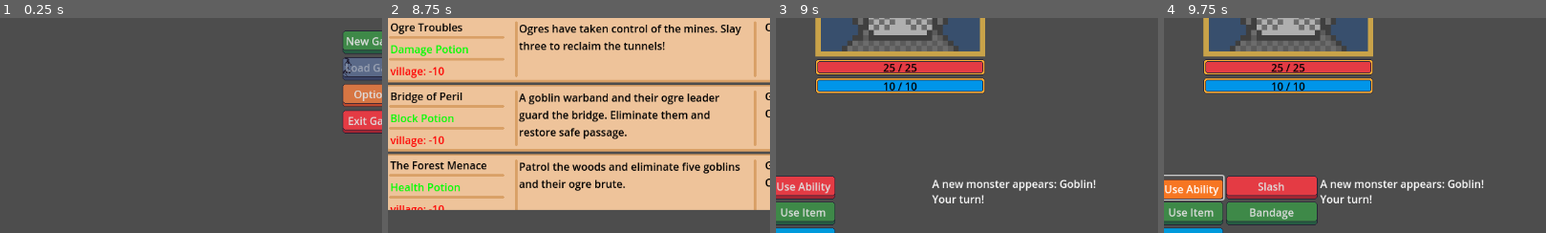
Above: before the commit, frames 1-4 (left to right).
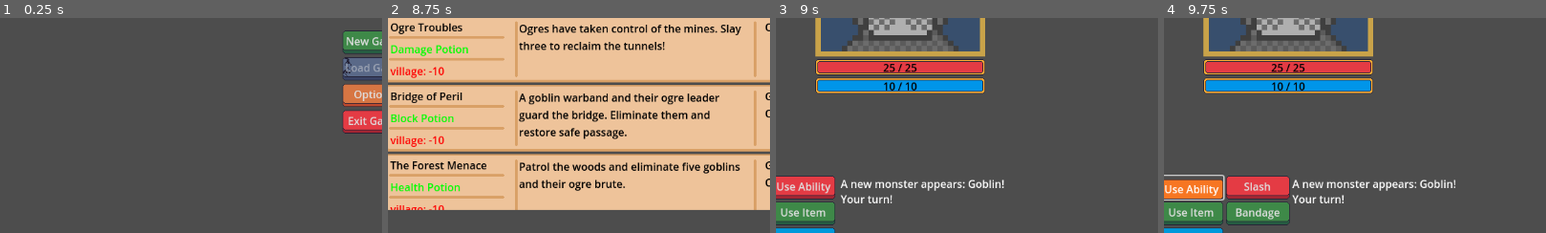
Above: after the commit, the same moments.

Repository: navtges3/PixelValley
Game: Godot game, scene res://scenes/ui/screens/main_menu_screen.tscn
Two runs of this game, one before a commit and one after it. Both use one fixed random seed, a clock stepped at 60 frames per second and the inputs below.
Inputs (mouse positions are % of the whole screen's width and height, from its top left):
- Up to frame 1 (0.25 s): no input
- Up to frame 2 (8.75 s): click "New Game" at 0.5 s; click (56, 65) at 1.27 s; type "Alex" at 1.35 s; click (44, 42) at 2.02 s; click "Create Hero" at 2.75 s; click "Empty Slot 1" at 3.5 s; click "Quests" at 4.25 s; click "Available" at 5 s; click "Complete" at 5.75 s; click "Failed" at 6.5 s; click "Available" at 7.25 s; click (31, 15) at 8 s
- Up to frame 3 (9 s): click "Start Quest" at 8.75 s
- Up to frame 4 (9.75 s): click "Use Ability" at 9.5 s
The pictures show only the part of the screen within x 1-51%, y 39-89%; the shares and areas given below are measured in that part.

Frames 1-2 are identical in both runs. In frame 3, 1.9% of the frame differs, in the area x 16-84%, y 75-87%; in frame 4, 3.7%, in the area x 18-84%, y 73-97%.

Commit message:
Adjusted visual settings for the battle_screen to better display ability buttons and move the battle log out of the way

Diff:
--- a/scenes/ui/screens/battle_screen.tscn
+++ b/scenes/ui/screens/battle_screen.tscn
@@ -118,19 +118,20 @@
 text = "Flee"
 
 [node name="MiddlePanel" type="ScrollContainer" parent="ActionArea"]
-custom_minimum_size = Vector2(96, 0)
 layout_mode = 2
-size_flags_horizontal = 3
+horizontal_scroll_mode = 0
 
 [node name="OptionList" type="VBoxContainer" parent="ActionArea/MiddlePanel"]
 layout_mode = 2
-size_flags_horizontal = 3
 size_flags_vertical = 3
 
+[node name="Button" type="Button" parent="ActionArea/MiddlePanel/OptionList"]
+layout_mode = 2
+text = "This is an Ability"
+
 [node name="BattleLog" type="RichTextLabel" parent="ActionArea"]
-custom_minimum_size = Vector2(900, 0)
 layout_mode = 2
-size_flags_horizontal = 10
+size_flags_horizontal = 3
 scroll_following = true
 
 [node name="BattleManager" type="Node" parent="."]
--- a/scripts/ui/screens/battle_screen.gd
+++ b/scripts/ui/screens/battle_screen.gd
@@ -49,6 +49,7 @@
 	battle_manager.new_monster.connect(_on_new_monster)
 	battle_manager.monster_slain.connect(_on_monster_slain)
 
+	empty_option_list()
 	battle_manager.start_battle(hero, current_quest)
 
 func _on_battle_log_updated(msg: String) -> void:
@@ -73,8 +74,7 @@
 	if button_pressed:
 		item_button.button_pressed = false
 		option_list.visible = true
-		for child in option_list.get_children():
-			child.queue_free()
+		empty_option_list()
 		for ability: Ability in hero.weapon.abilities:
 			var btn = create_ability_button(ability)
 			option_list.add_child(btn)
@@ -85,8 +85,7 @@
 	if button_pressed:
 		ability_button.button_pressed = false
 		option_list.visible = true
-		for child in option_list.get_children():
-			child.queue_free()
+		empty_option_list()
 		for potion: Potion in hero.potion_belt.get_potions():
 			var btn = create_potion_button(potion)
 			option_list.add_child(btn)
@@ -147,6 +146,10 @@
 	if event.is_action_pressed("ui_cancel") and not pause_popup.is_visible():
 		_on_pause_button_pressed()
 
+func empty_option_list() -> void:
+	for child in option_list.get_children():
+			child.queue_free()
+
 func create_ability_button(ability: Ability) -> Button:
 	var button := ActionButtonScene.instantiate()
 	# Set the button theme
